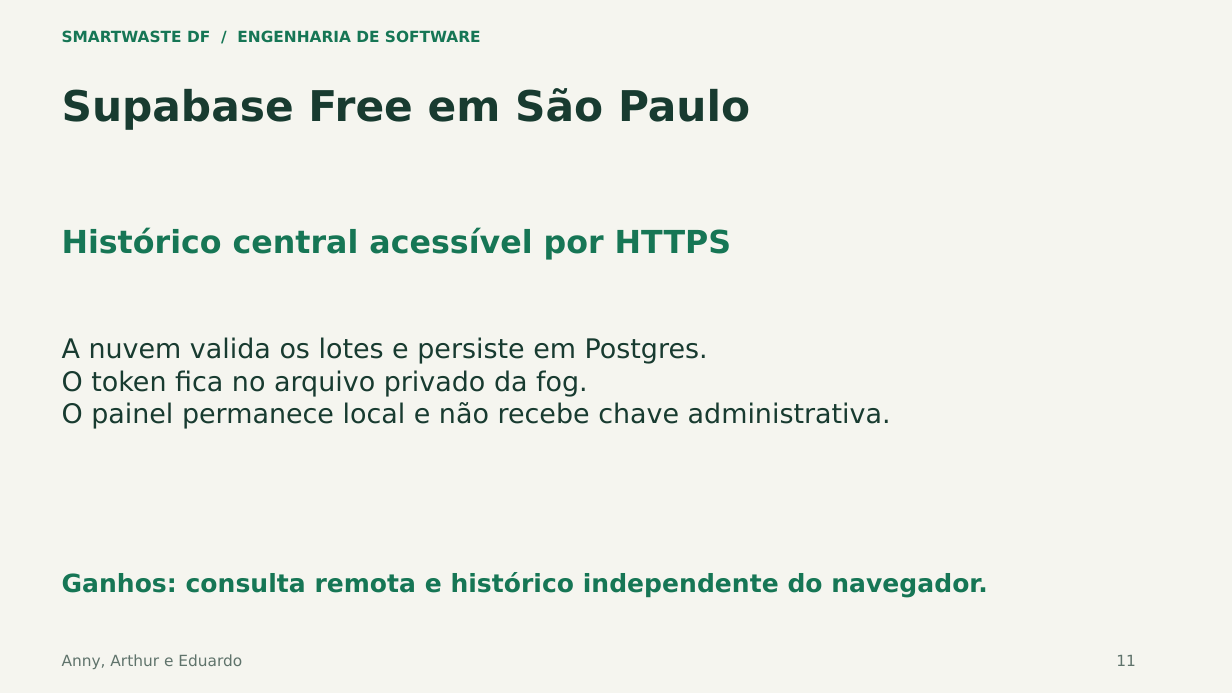
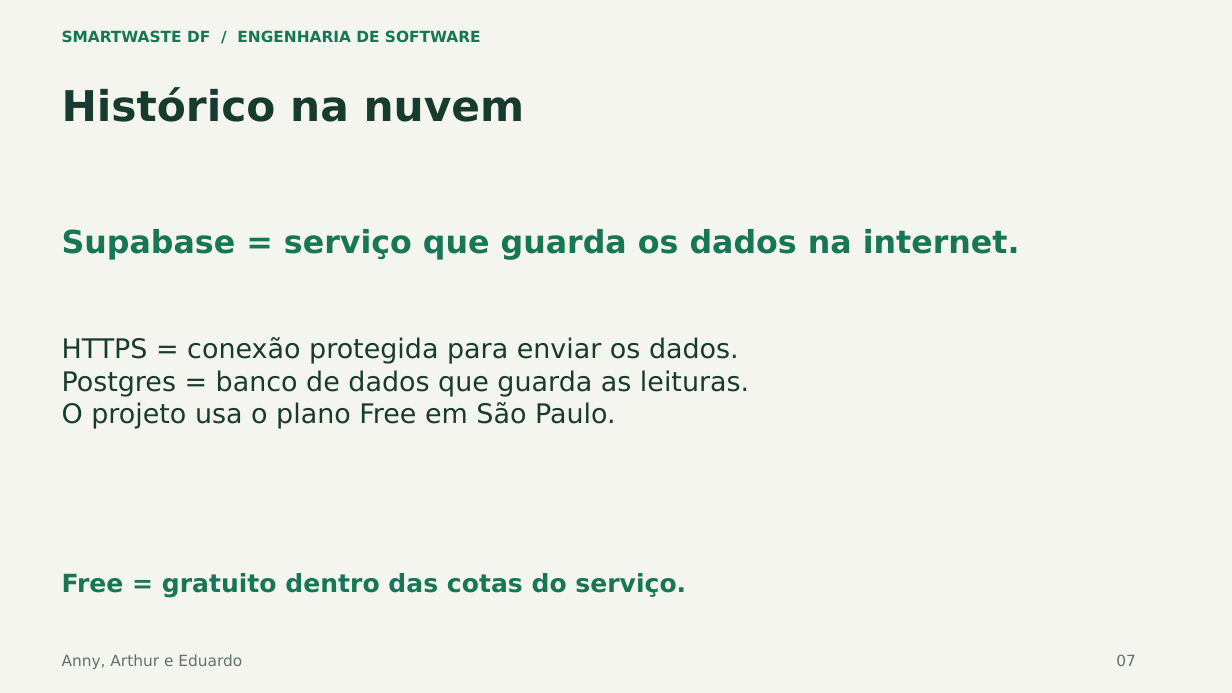
Before and after one commit to annygabb/IoT---Coleta, a slide deck: slide 7 of docs/entrega/SmartWaste_Apresentacao_Atualizada.pptx (slide 11 before the commit). Drawn at 1232x693 pixels with LibreOffice and Linux fonts; fonts in the diff are those of the drawing. Boxes give left, top, right and bottom in pixels: in the first picture for what was removed or moved away, otherwise in the second. Text is boxed around its words. In the diff, an @@ line names an element or a change of style, - is before the commit and + after.

Commit message:
docs: simplifica apresentação para dez slides com termos explicados

```diff
--- a/docs/entrega/SmartWaste_Apresentacao_Atualizada.pptx
+++ b/docs/entrega/SmartWaste_Apresentacao_Atualizada.pptx
@@ text at (x1=62, y1=87, x2=525, y2=122): text changed @@
-Supabase Free em São Paulo
+Histórico na nuvem
@@ text at (x1=62, y1=229, x2=1020, y2=260): text changed @@
-Histórico central acessível por HTTPS
+Supabase = serviço que guarda os dados na internet.
@@ text at (x1=62, y1=337, x2=749, y2=429): text changed @@
-A nuvem valida os lotes e persiste em Postgres.
-O token fica no arquivo privado da fog.
-O painel permanece local e não recebe chave administrativa.
+HTTPS = conexão protegida para enviar os dados.
+Postgres = banco de dados que guarda as leituras.
+O projeto usa o plano Free em São Paulo.
@@ text at (x1=62, y1=573, x2=686, y2=598): text changed @@
-Ganhos: consulta remota e histórico independente do navegador.
+Free = gratuito dentro das cotas do serviço.
@@ text at (x1=1116, y1=654, x2=1136, y2=666): text changed @@
-11
+07
```
Also in this commit, not shown: 9 other slides changed, 10 slides removed, 1 other file.
